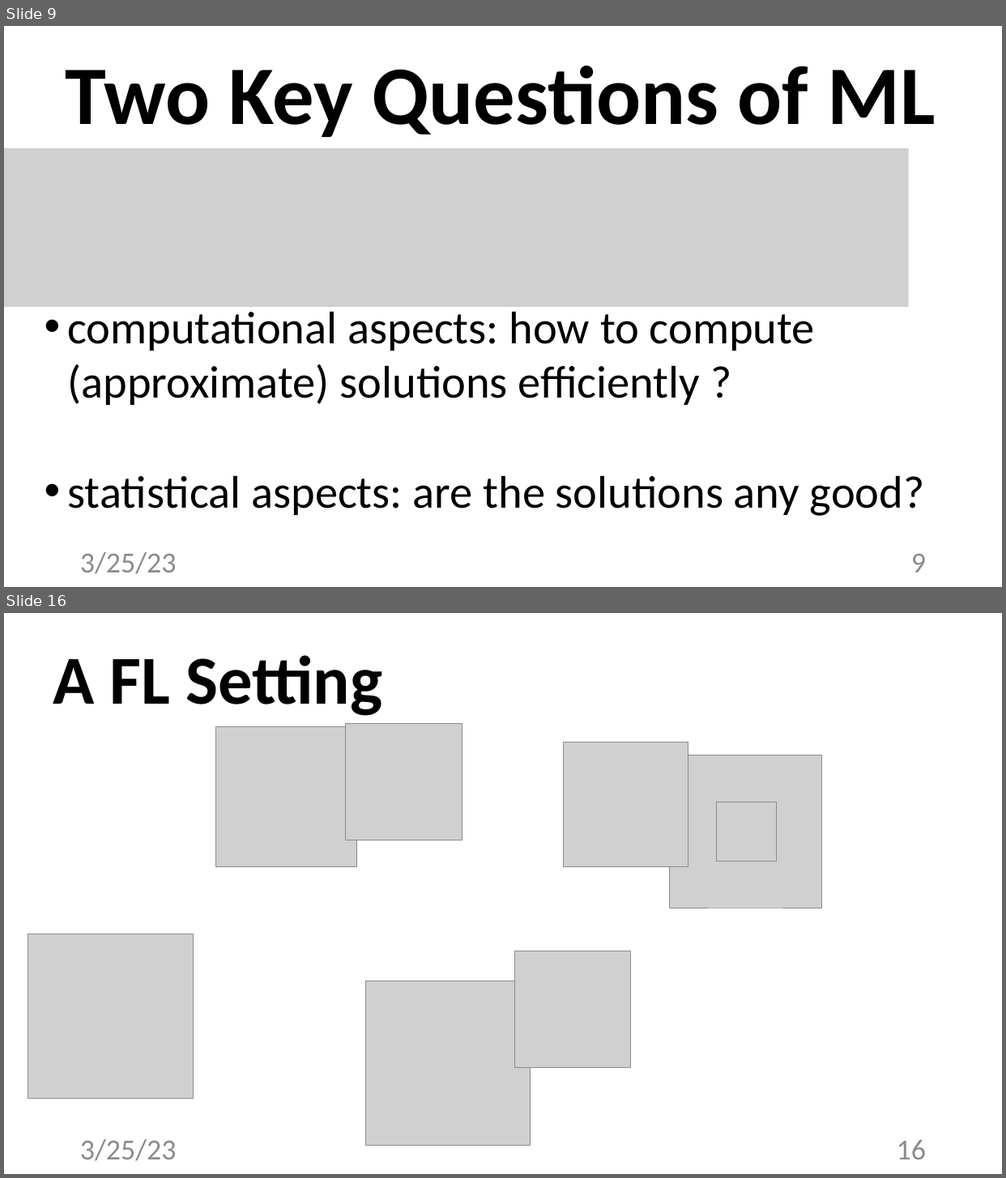
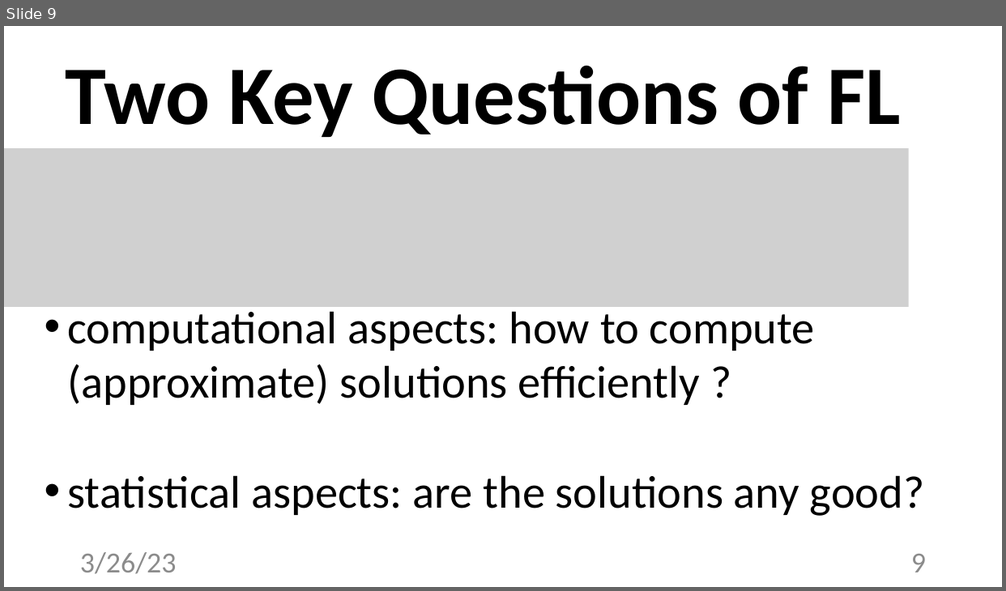
Before and after one commit to alexjungaalto/FederatedLearning, a slide deck: slides/CS-E4740_FLAlgos.pptx. Shown one above the other, each under a label of ours: slides 9 and 16 before the commit, slide 9 after it; the slides between them are not shown. The pictures are 1006x1178 and 1006x591 pixels, drawn with LibreOffice and Linux fonts; fonts in the diff are those of the drawing; grey boxes stand for pictures. Boxes give left, top, right and bottom in pixels: in the first picture for what was removed or moved away, otherwise in the second. Text is boxed around its words. In the diff, an @@ line names an element or a change of style, - is before the commit and + after.

```diff
--- a/slides/CS-E4740_FLAlgos.pptx
+++ b/slides/CS-E4740_FLAlgos.pptx
@@ slide 16 removed at (4,613,1002,1174), background #FFFFFF @@
@@ title removed at (53,655,382,716) @@
-A FL Setting
@@ picture removed at (216,726,356,867) @@
@@ picture removed at (345,724,462,841) @@
@@ picture removed at (563,742,688,867) @@
@@ picture removed at (670,756,822,908) @@
@@ picture removed at (717,802,776,861) @@
@@ picture removed at (28,934,193,1099) @@
@@ picture removed at (514,952,632,1068) @@
@@ picture removed at (365,982,530,1146) @@
@@ text removed at (80,1139,177,1161) @@
-3/25/23
@@ page number removed at (897,1140,926,1160) @@
-16
@@ slide 9 changed as well @@
@@ title at (66,66,900,137): text changed @@
-Two Key Questions of ML
+Two Key Questions of FL
@@ text at (80,552,177,574): text changed @@
-3/25/23
+3/26/23
```
Also in this commit, not shown: 11 other slides changed, 4 slides added, 24 other slides removed, 12 other files.
